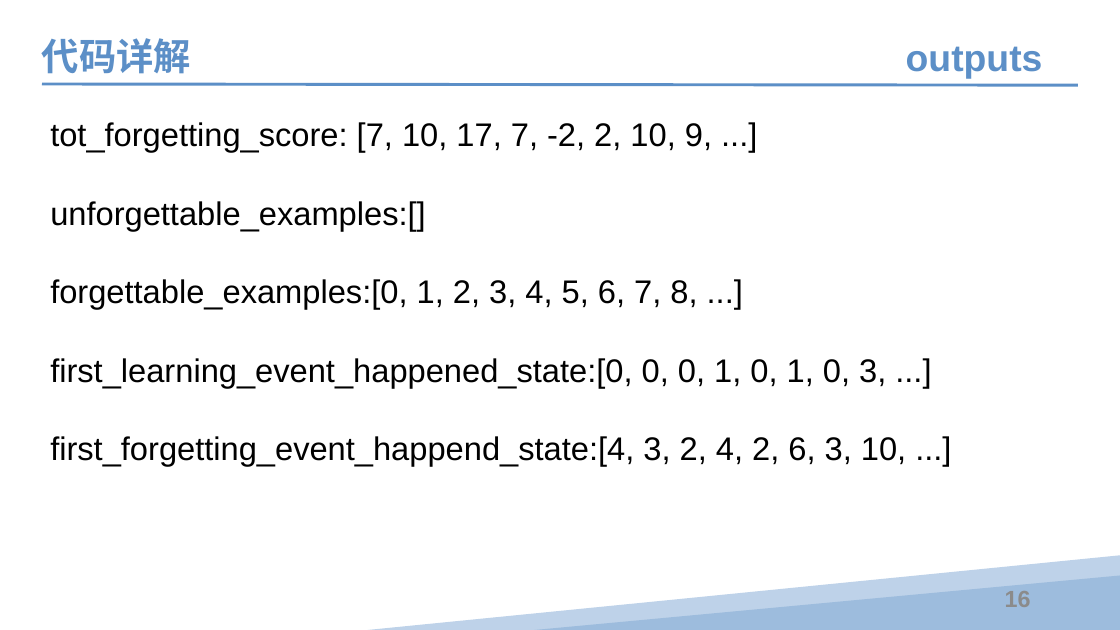
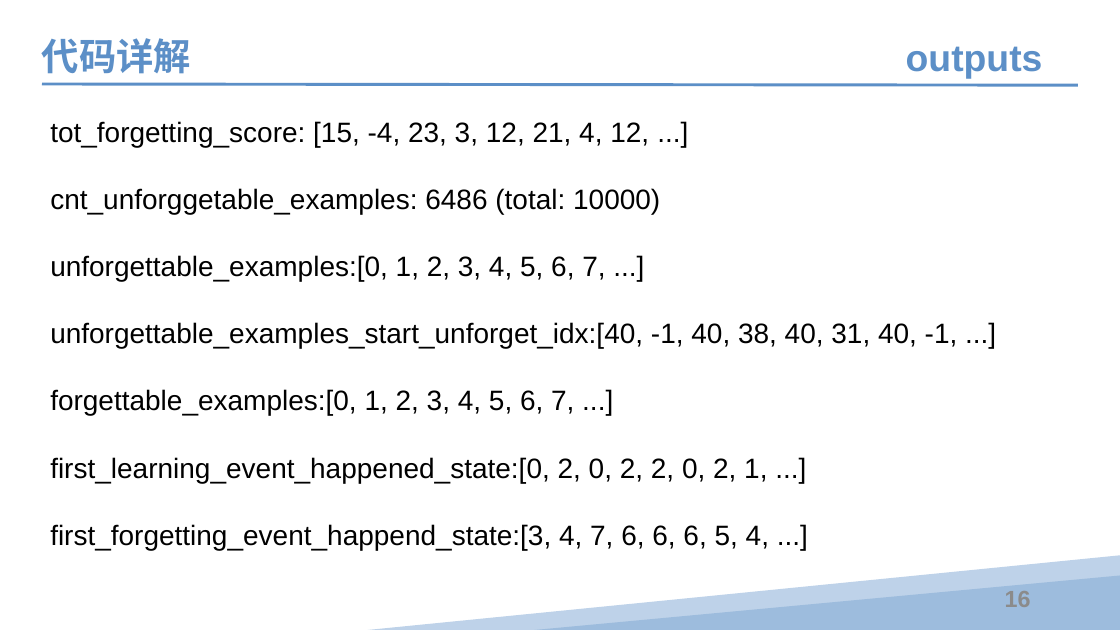
Before and after one commit to sheldonlll/PPTs, a slide deck: slide 17 of Forggetting/遗忘因子.pptx. Drawn at 1120x630 pixels with LibreOffice and Linux fonts; fonts in the diff are those of the drawing. Boxes give left, top, right and bottom in pixels: in the first picture for what was removed or moved away, otherwise in the second. Text is boxed around its words. In the diff, an @@ line names an element or a change of style, - is before the commit and + after.

```diff
--- a/Forggetting/遗忘因子.pptx
+++ b/Forggetting/遗忘因子.pptx
@@ text at (50, 121, 958, 550): text changed; size 28 to 24 pt @@
-tot_forgetting_score: [7, 10, 17, 7, -2, 2, 10, 9, ...]
-unforgettable_examples:[]
-forgettable_examples:[0, 1, 2, 3, 4, 5, 6, 7, 8, ...]
-first_learning_event_happened_state:[0, 0, 0, 1, 0, 1, 0, 3, ...]
-first_forgetting_event_happend_state:[4, 3, 2, 4, 2, 6, 3, 10, ...]
+tot_forgetting_score: [15, -4, 23, 3, 12, 21, 4, 12, ...]
+cnt_unforggetable_examples: 6486 (total: 10000)
+unforgettable_examples:[0, 1, 2, 3, 4, 5, 6, 7, ...]
+unforgettable_examples_start_unforget_idx:[40, -1, 40, 38, 40, 31, 40, -1, ...]
+forgettable_examples:[0, 1, 2, 3, 4, 5, 6, 7, ...]
+first_learning_event_happened_state:[0, 2, 0, 2, 2, 0, 2, 1, ...]
+first_forgetting_event_happend_state:[3, 4, 7, 6, 6, 6, 5, 4, ...]
```
Also in this commit, not shown: 2 other slides changed.
